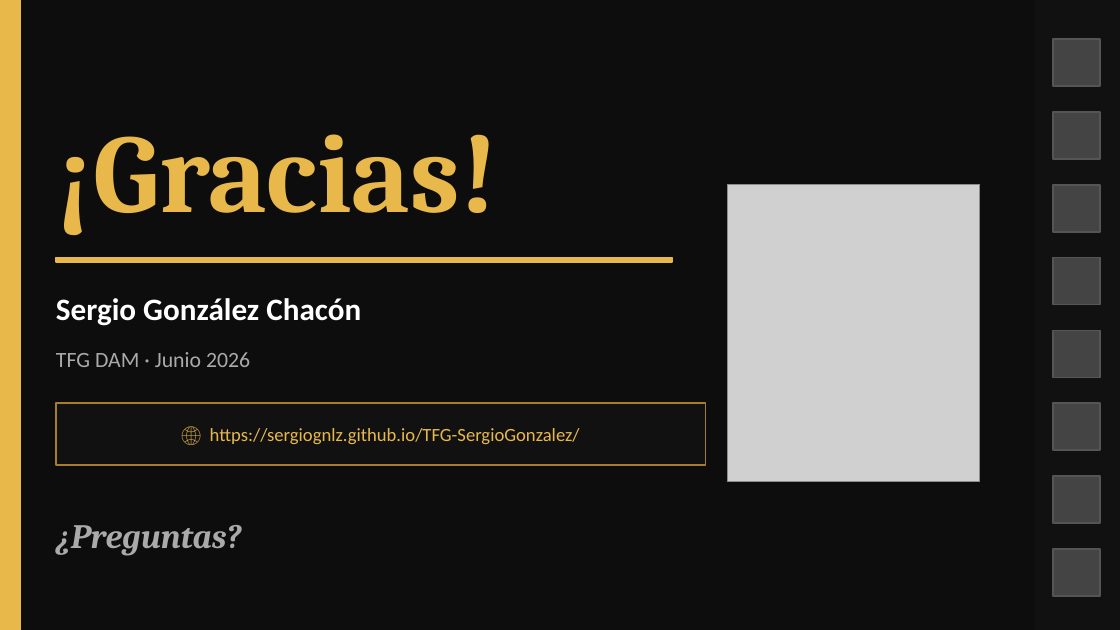
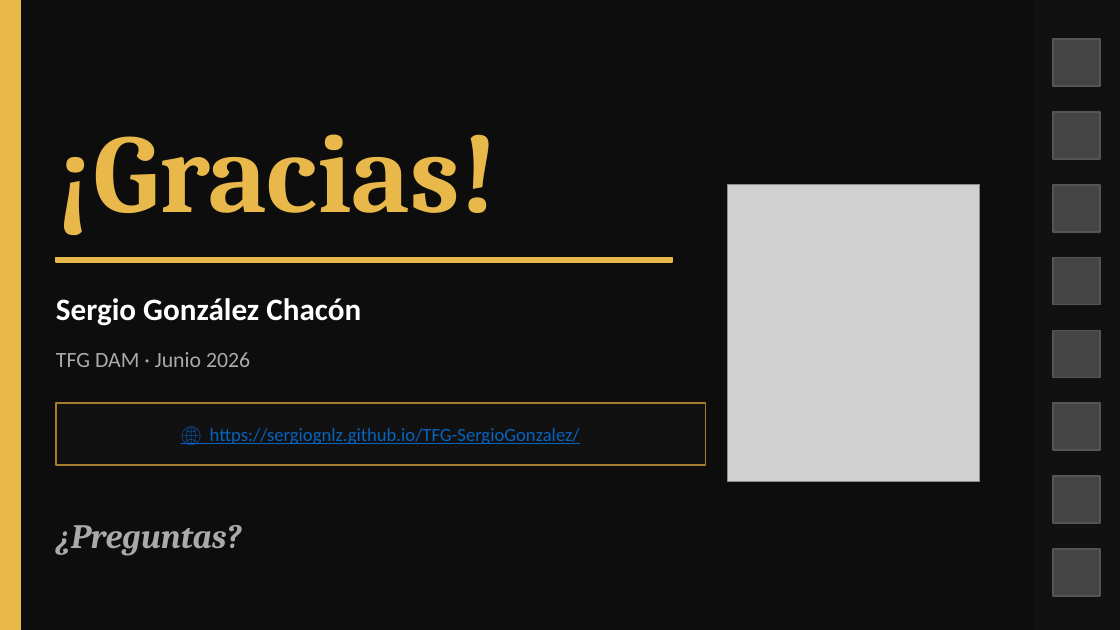
Before and after one commit to Sergiognlz/TFG-SergioGonzalez, a slide deck: slide 14 of CineClip_Presentacion_TFG.pptx. Drawn at 1120x630 pixels with LibreOffice and Linux fonts; fonts in the diff are those of the drawing; grey boxes stand for pictures. Boxes give left, top, right and bottom in pixels: in the first picture for what was removed or moved away, otherwise in the second. Text is boxed around its words. In the diff, an @@ line names an element or a change of style, - is before the commit and + after.

```diff
--- a/CineClip_Presentacion_TFG.pptx
+++ b/CineClip_Presentacion_TFG.pptx
@@ text "🌐 https://sergiognlz.github.io/TFG-SergioGonzalez/" at [210, 428, 580, 444]: text colour #E8B84B to #0563C1, underline on @@
```
